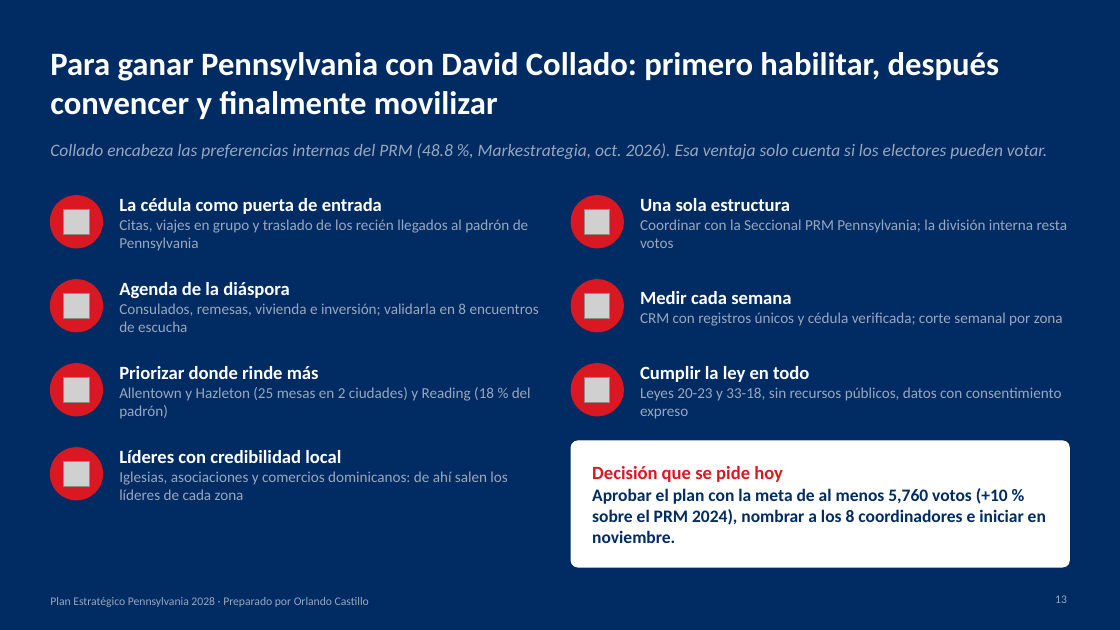
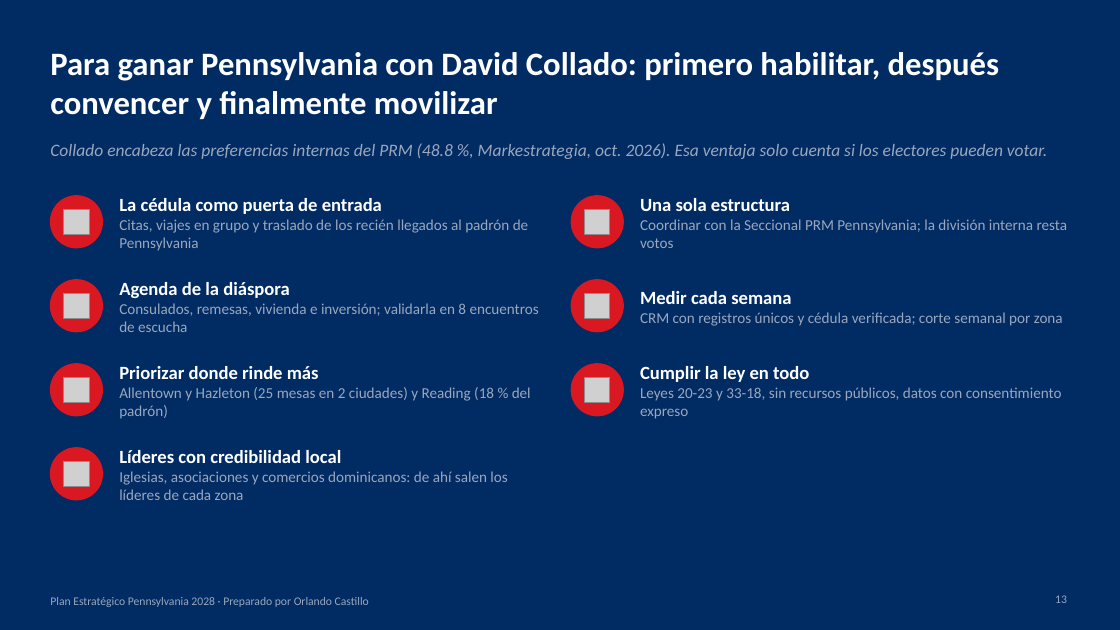
Before and after one commit to rcastillo9556/pdf-toolkit, a slide deck: slide 13 of presentaciones/Plan_Estrategico_Pennsylvania_2028.pptx. Drawn at 1120x630 pixels with LibreOffice and Linux fonts; fonts in the diff are those of the drawing; grey boxes stand for pictures. Boxes give left, top, right and bottom in pixels: in the first picture for what was removed or moved away, otherwise in the second. Text is boxed around its words. In the diff, an @@ line names an element or a change of style, - is before the commit and + after.

```diff
--- a/presentaciones/Plan_Estrategico_Pennsylvania_2028.pptx
+++ b/presentaciones/Plan_Estrategico_Pennsylvania_2028.pptx
@@ rounded rectangle removed at (x1=571, y1=441, x2=1070, y2=567) @@
@@ text removed at (x1=592, y1=466, x2=1046, y2=543) @@
-Decisión que se pide hoy
-Aprobar el plan con la meta de al menos 5,760 votos (+10 % sobre el PRM 2024), nombrar a los 8 coordinadores e iniciar en noviembre.
```
Also in this commit, not shown: 2 other files.
